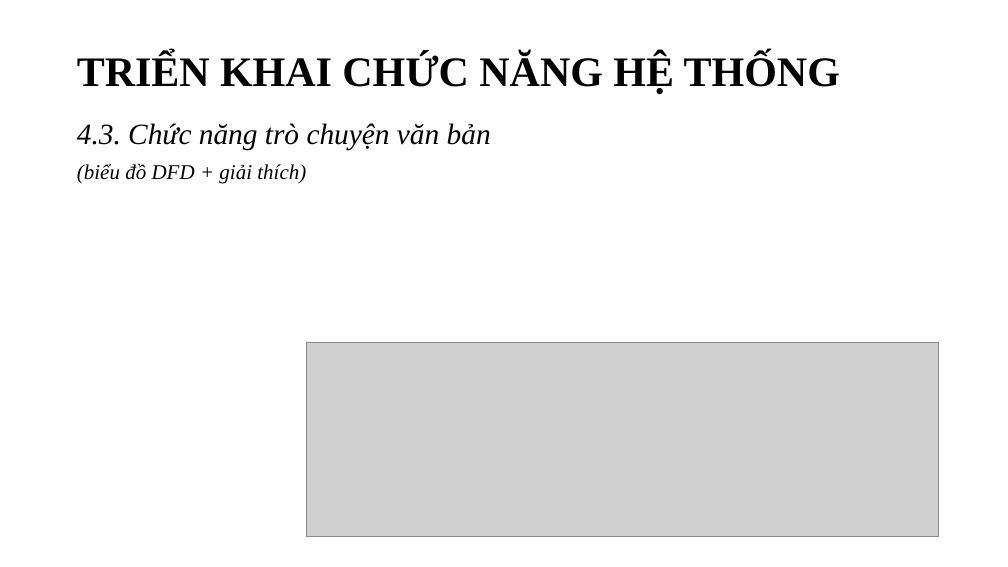
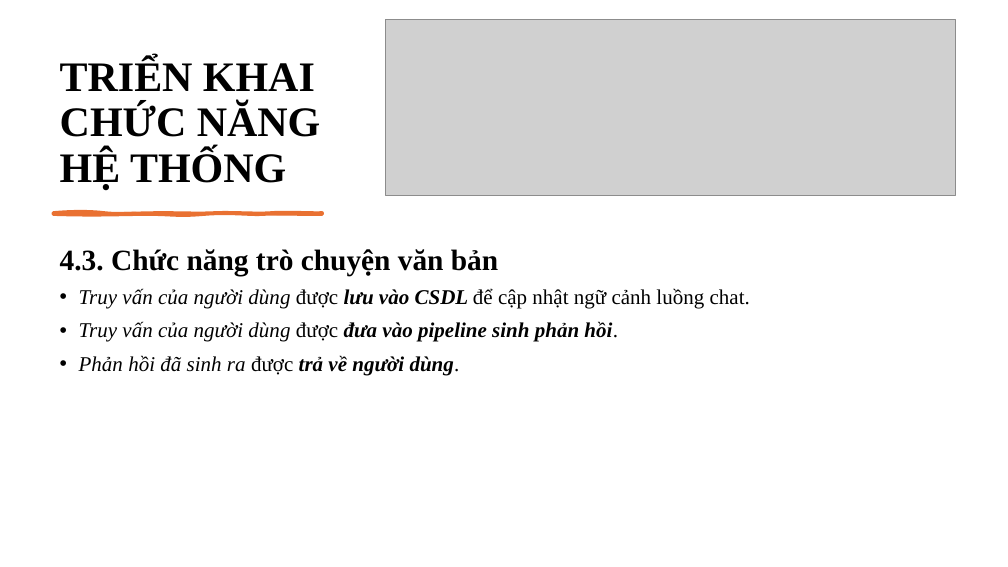
Before and after one commit to ngovanuc/Vietnamese_History_Chatbot, a slide deck: slide 52 of documents/slide bao cao v2.pptx (slide 54 before the commit). Drawn at 1008x567 pixels with LibreOffice and Linux fonts; fonts in the diff are those of the drawing; grey boxes stand for pictures. Boxes give left, top, right and bottom in pixels: in the first picture for what was removed or moved away, otherwise in the second. Text is boxed around its words. In the diff, an @@ line names an element or a change of style, - is before the commit and + after.

```diff
--- a/documents/slide bao cao v2.pptx
+++ b/documents/slide bao cao v2.pptx
@@ picture: place and size @@
-picture at [306, 343, 939, 537]
+picture at [385, 20, 956, 195]
@@ title "TRIỂN KHAI CHỨC NĂNG HỆ ...": place and size @@
-title "TRIỂN KHAI CHỨC NĂNG HỆ ..." at [77, 53, 840, 94]
+title "TRIỂN KHAI CHỨC NĂNG HỆ ..." at [60, 58, 321, 190]
@@ title "TRIỂN KHAI CHỨC NĂNG HỆ ..." at [60, 58, 321, 190]: vertical alignment middle to bottom @@
@@ text "4.3. Chức năng trò chuyện ...": place and size @@
-text "4.3. Chức năng trò chuyện ..." at [77, 123, 491, 184]
+text "4.3. Chức năng trò chuyện ..." at [60, 249, 750, 375]
@@ freeform shape added at [53, 212, 322, 214], fill #E97132, outline #E97132 3 pt @@
@@ text at [60, 249, 498, 276]: bold on, italic off in "4.3. Chức năng trò chuyện văn bản"; line spacing 0.9 to 1.14 @@
@@ text at [79, 288, 750, 375]: text changed @@
-(biểu đồ DFD + giải thích)
+• Truy vấn của người dùng được lưu vào CSDL để cập nhật ngữ cảnh luồng chat.
+• Truy vấn của người dùng được đưa vào pipeline sinh phản hồi.
+• Phản hồi đã sinh ra được trả về người dùng.
```
Also in this commit, not shown: 39 other slides changed, 3 slides added, 4 slides removed, 1 other file.
